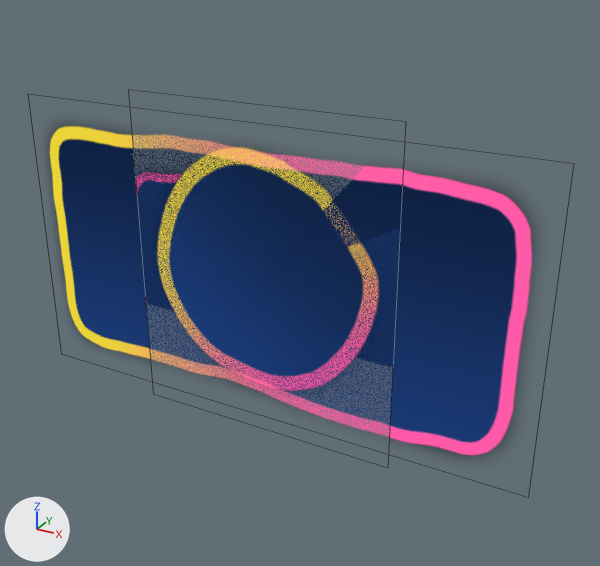
The Blender file assets/raw_assets/scene/scene.blend as it was, and as the next commit left it.
Camera for both pictures: a camera (50 mm lens) standing at (1.35, -2.17, 1.11) and looking at (0.1, 0.1, -0.03). The lights are fixed; the arrows at lower left show +X, +Y and +Z. Mesh edges are drawn as thin lines.

Names of what the first picture shows: 'finished', 'panelInfo', 'panelLevel'.
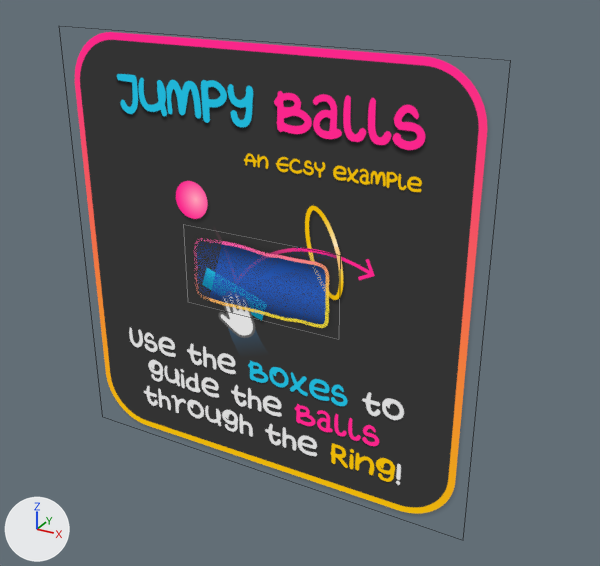
Location of each change, [x1, y1, x2, y2] in pixels of the pictures (600 x 566 px):
'help', shown
    after: [75, 32, 488, 514]
'panelInfo', hidden
    before: [49, 125, 533, 456]
'panelLevel', hidden
    before: [157, 147, 379, 391]
'startbutton', shown
    after: [193, 238, 329, 328]
'finished', unchanged, covered by the edit
    before: [136, 172, 400, 366]
    after: [183, 225, 340, 338]

Diff of the bpy script that builds the scene:
```diff
--- a/assets/raw_assets/scene/scene.blend.py
+++ b/assets/raw_assets/scene/scene.blend.py
@@ mat_help @@
 _N = mat_help.node_tree.nodes; _L = mat_help.node_tree.links
+n2 = _N.new('ShaderNodeBsdfTransparent'); n2.name = 'Transparent BSDF'
+n4 = _N.new('ShaderNodeBackground'); n4.name = 'Background'
 n0 = _N.new('ShaderNodeOutputMaterial'); n0.name = 'Material Output'
+n3 = _N.new('ShaderNodeMixShader'); n3.name = 'Mix Shader'
 n1 = _N.new('ShaderNodeTexImage'); n1.name = 'Image Texture'
@@ mat_help @@
 n1.extension = 'CLIP'
-n2 = _N.new('ShaderNodeBsdfTransparent'); n2.name = 'Transparent BSDF'
-n3 = _N.new('ShaderNodeMixShader'); n3.name = 'Mix Shader'
-n4 = _N.new('ShaderNodeBackground'); n4.name = 'Background'
 _L.new(n1.outputs[1], n3.inputs[0])  # 'Alpha' to 'Factor'
@@ me_ui_002 @@
 me_ui_002.from_pydata(...)  # 4 vertices, 1 face; spans x -0.498..0.498, y 0.0, z -0.275..0.275
 # used by ob_startbutton; location = (0.0, 0.0, 0.0)
-me_ui_002.vertices[0].co = (-0.498, 0.0, 0.275)  # pixel (134, 180)
-me_ui_002.vertices[1].co = (0.498, 0.0, 0.275)  # pixel (401, 227)
-me_ui_002.vertices[2].co = (-0.498, 0.0, -0.275)  # pixel (146, 322)
-me_ui_002.vertices[3].co = (0.498, 0.0, -0.275)  # pixel (393, 388)
+# me_ui_002 part 1
+me_ui_002.vertices[0].co = (-0.3, 0.0, 0.147)  # pixel (183, 224)
+me_ui_002.vertices[1].co = (0.3, 0.0, 0.147)  # pixel (340, 255)
+me_ui_002.vertices[2].co = (-0.3, 0.0, -0.147)  # pixel (187, 301)
+me_ui_002.vertices[3].co = (0.3, 0.0, -0.147)  # pixel (338, 339)
 me_ui_002.materials.append(mat_ui)
@@ ob_panelinfo @@
 ob_panelinfo.location = (0.0, 0.0, 0.0)
+ob_panelinfo.hide_set(True)
@@ ob_panellevel @@
 ob_panellevel.location = (0.0, 0.0, 0.0)
+ob_panellevel.hide_set(True)
@@ ob_startbutton @@
 ob_startbutton.location = (0.0, 0.0, 0.0)
-ob_startbutton.hide_set(True)
@@ ob_help @@
 ob_help.location = (0.0, 0.0, 0.0)
-ob_help.hide_set(True)
```
